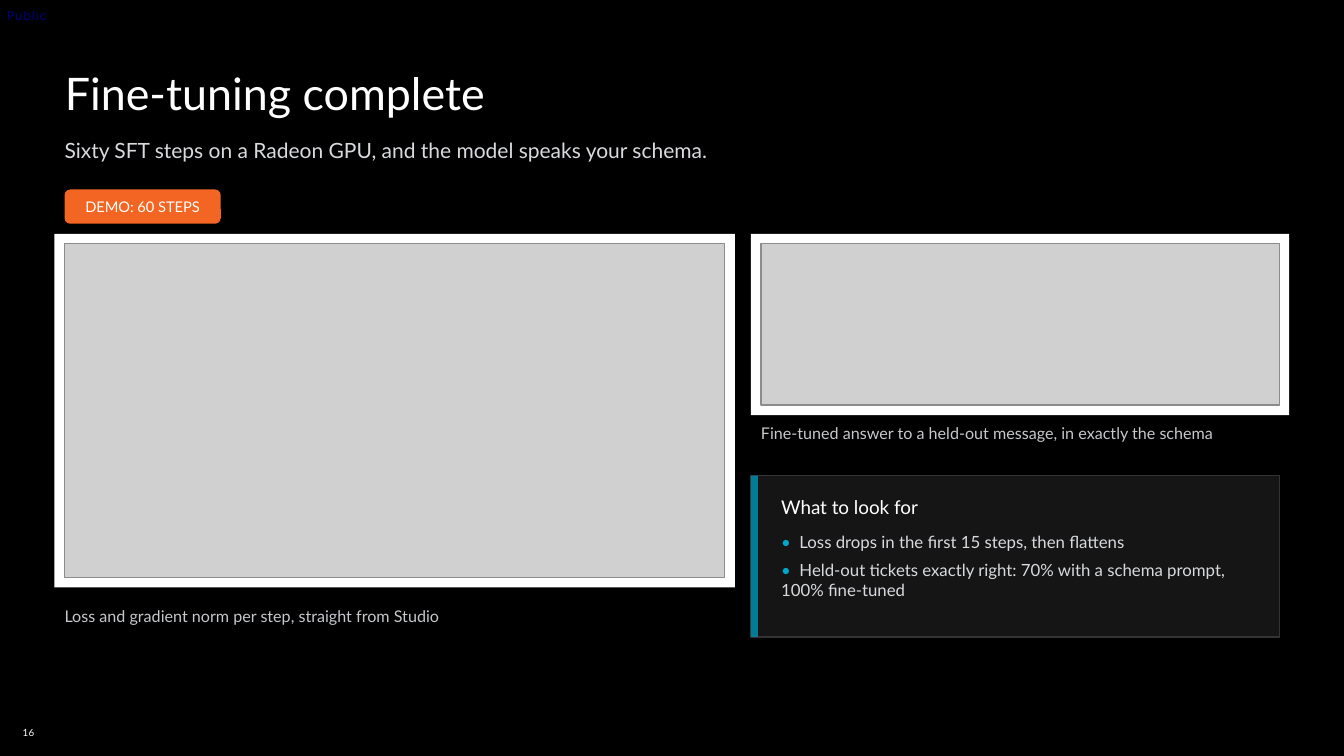
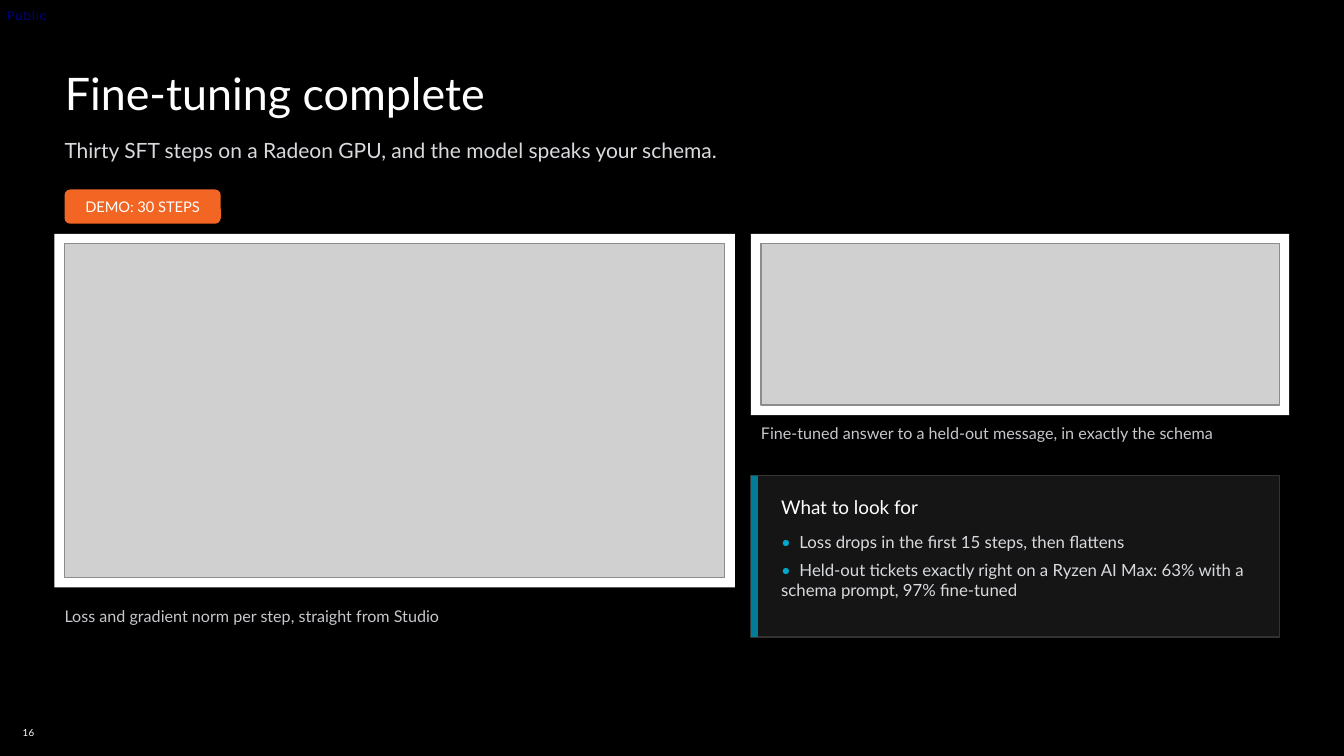
Before and after one commit to TwelveNights/Unsloth-RL-Workshop-on-Radeon, a slide deck: slide 16 of docs/AMD-Unsloth-Studio-Fine-tuning.pptx. Drawn at 1344x756 pixels with LibreOffice and Linux fonts; fonts in the diff are those of the drawing; grey boxes stand for pictures; background and template pictures are left out. Boxes give left, top, right and bottom in pixels: in the first picture for what was removed or moved away, otherwise in the second. Text is boxed around its words. In the diff, an @@ line names an element or a change of style, - is before the commit and + after.

```diff
--- a/docs/AMD-Unsloth-Studio-Fine-tuning.pptx
+++ b/docs/AMD-Unsloth-Studio-Fine-tuning.pptx
@@ text at box(65, 142, 717, 162): text changed @@
-Sixty SFT steps on a Radeon GPU, and the model speaks your schema.
+Thirty SFT steps on a Radeon GPU, and the model speaks your schema.
@@ text in rounded rectangle at box(85, 201, 200, 212): text changed @@
-DEMO: 60 STEPS
+DEMO: 30 STEPS
@@ text at box(781, 563, 1243, 599): text changed @@
-• Held-out tickets exactly right: 70% with a schema prompt, 100% fine-tuned
+• Held-out tickets exactly right on a Ryzen AI Max: 63% with a schema prompt, 97% fine-tuned
```
Also in this commit, not shown: 1 other slide changed, 7 other files.
